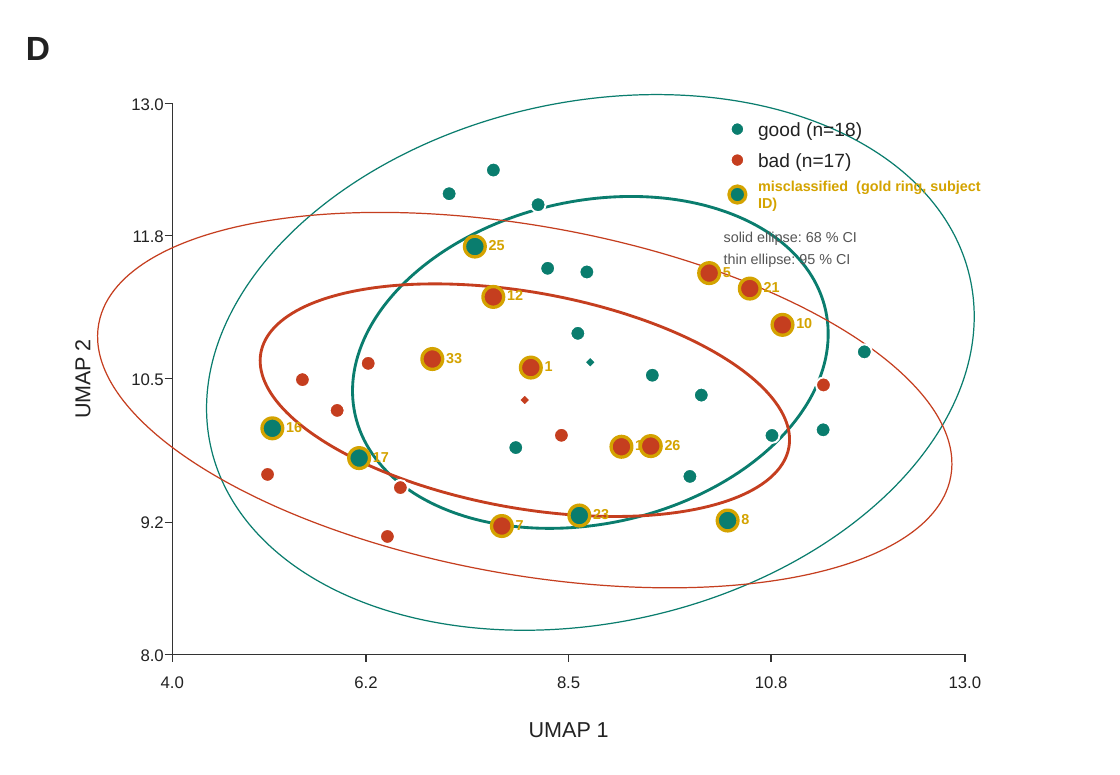
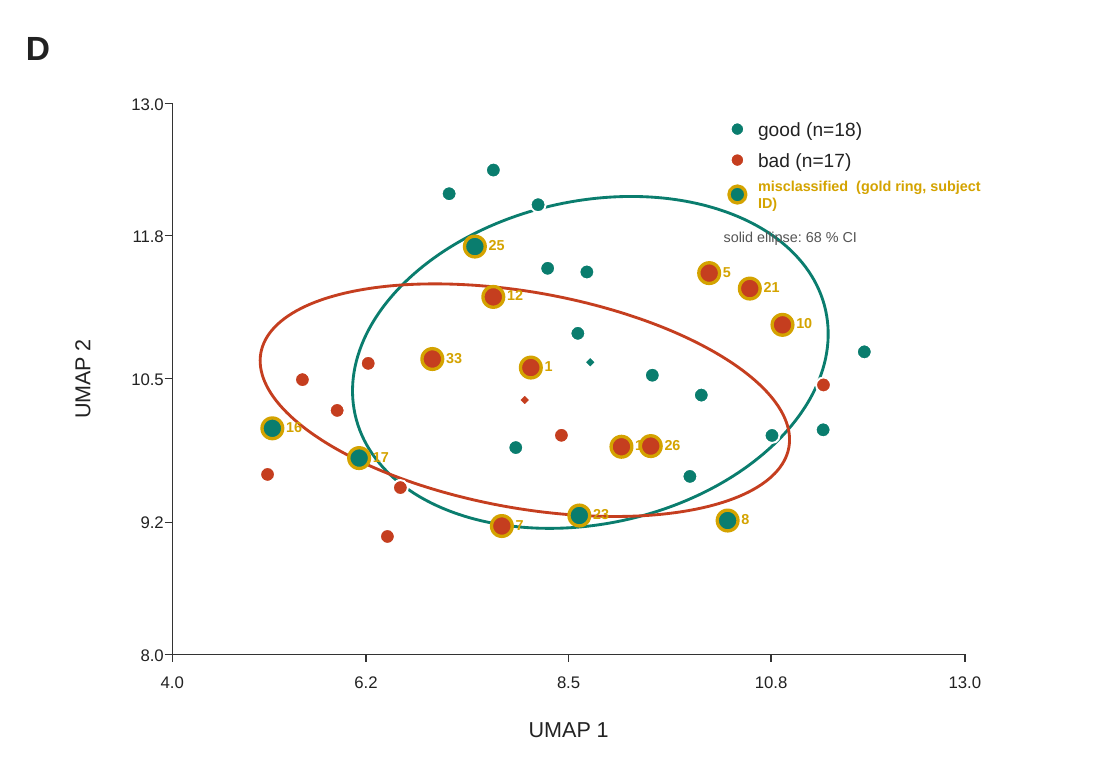
Before and after one commit to Soonlab/TNT, a slide deck: slide 4 of 260418_add/ppt/Fig5_nested_LASSO_native_editable.pptx. Drawn at 1120x775 pixels with LibreOffice and Linux fonts; fonts in the diff are those of the drawing. Boxes give left, top, right and bottom in pixels: in the first picture for what was removed or moved away, otherwise in the second. Text is boxed around its words. In the diff, an @@ line names an element or a change of style, - is before the commit and + after.

Commit message:
Fig 5D: remove 95% thin ellipse (exceeds panel frame at N=33)
95% confidence ellipse extends past the UMAP axis range because the
small cohort (N=33) inflates the chi-square scaling.  The 68% solid
ellipse plus centroid diamond already conveys group separation; the
thin outer ring added visual clutter without new information.

Panel D now: 85 shapes (was 88).  Legend simplified to
"solid ellipse: 68 % CI".

```diff
--- a/260418_add/ppt/Fig5_nested_LASSO_native_editable.pptx
+++ b/260418_add/ppt/Fig5_nested_LASSO_native_editable.pptx
@@ ellipse removed at [154,24,1026,700] @@
@@ ellipse removed at [68,153,980,647] @@
@@ text removed at [724,253,850,268] @@
-thin ellipse: 95 % CI
```
Also in this commit, not shown: 2 other files.
